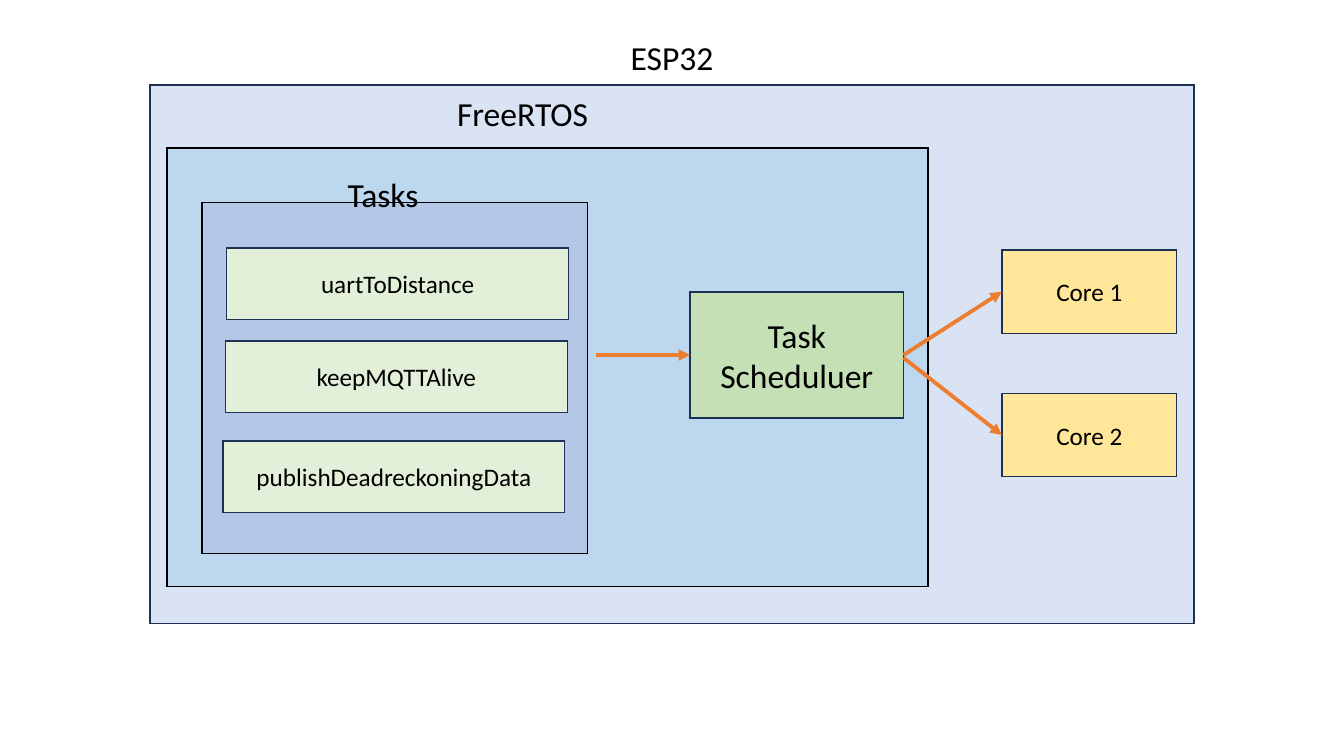
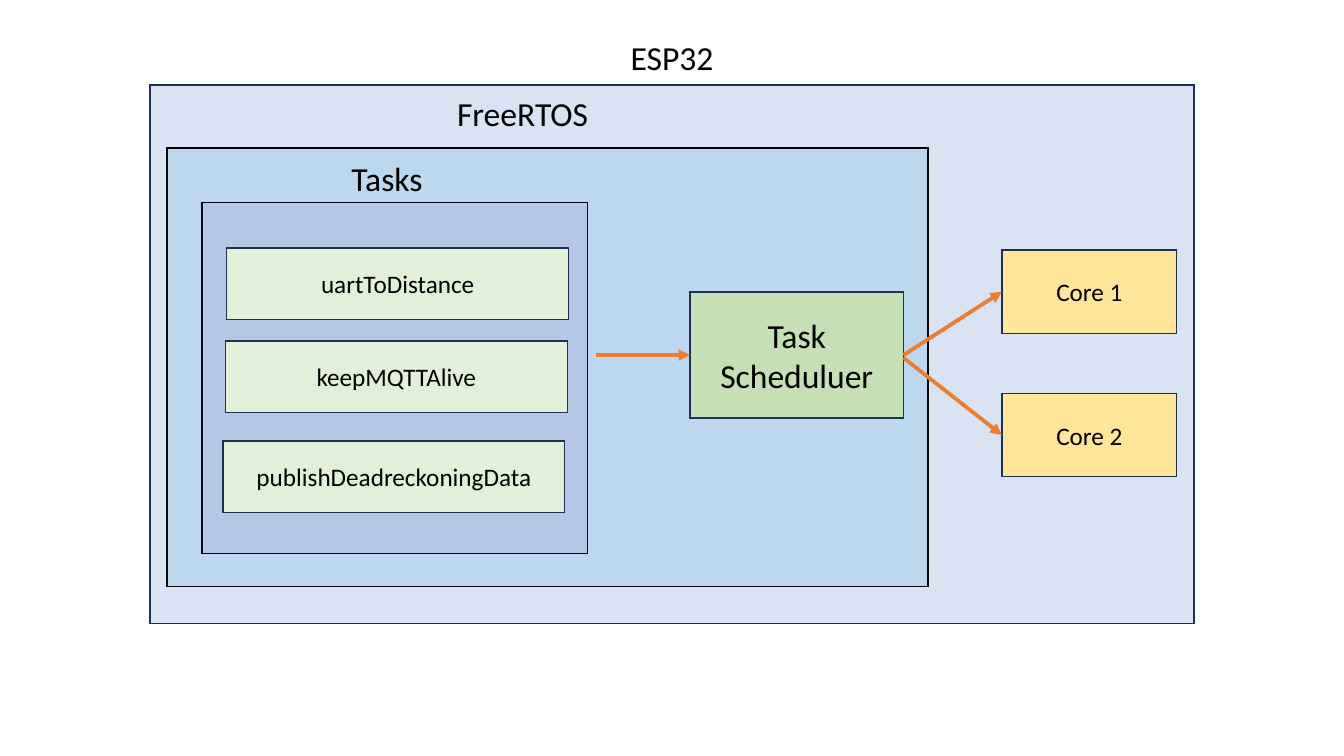
Before and after one commit to clemenkok/BalanceBug, a slide deck: slide 2 of report/report diagrams.pptx. Drawn at 1344x756 pixels with LibreOffice and Linux fonts; fonts in the diff are those of the drawing. Boxes give left, top, right and bottom in pixels: in the first picture for what was removed or moved away, otherwise in the second. Text is boxed around its words. In the diff, an @@ line names an element or a change of style, - is before the commit and + after.

```diff
--- a/report/report diagrams.pptx
+++ b/report/report diagrams.pptx
@@ text "Tasks": place and size @@
-text "Tasks" at bbox=[348, 183, 419, 208]
+text "Tasks" at bbox=[351, 167, 422, 192]
```
Also in this commit, not shown: 1 slide added, 1 slide removed, 4 other files.
